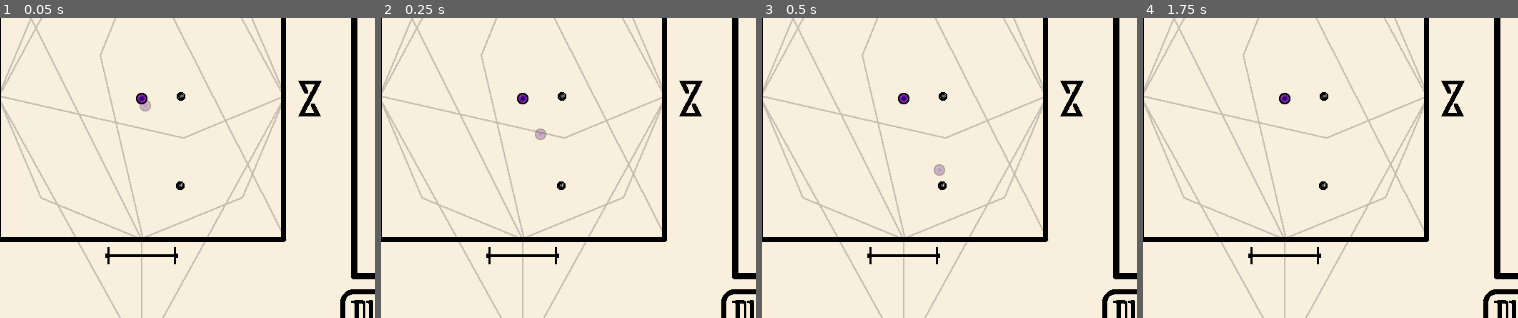
Above: before the commit, frames 1-4 (left to right).
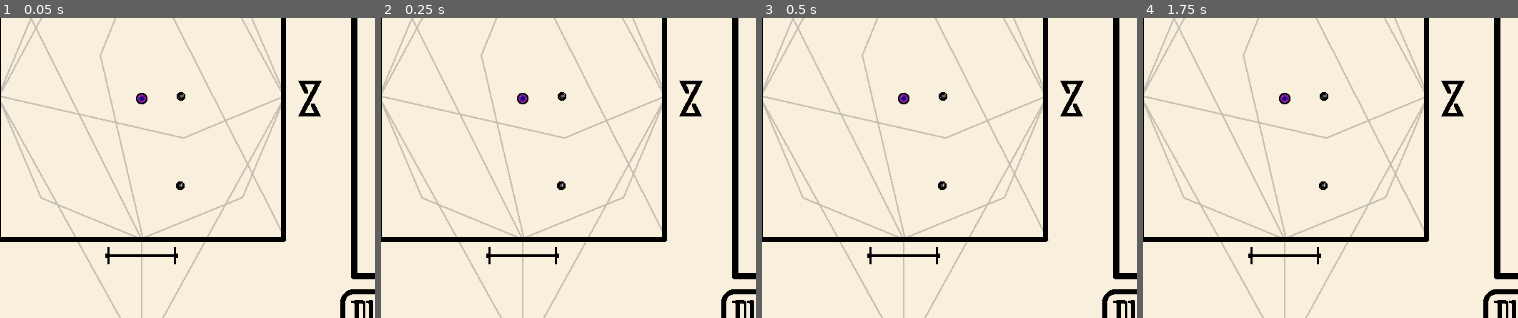
Above: after the commit, the same moments.

Repository: lohchness/Cursebreaker
Game: Godot game, scene res://scenes/level.tscn
Same seed, same stepped clock (60 frames per second), same inputs: the game is played once before the commit and once after it.
Inputs (mouse positions are % of the whole screen's width and height, from its top left):
- Up to frame 1 (0.05 s): no input
- Up to frame 2 (0.25 s): no input
- Up to frame 3 (0.5 s): no input
- Up to frame 4 (1.75 s): click (60, 87) at 0.5 s; click (81, 87) at 1.25 s
The pictures show only the part of the screen within x 5-55%, y 37-87%; the shares and areas given below are measured in that part.

The runs differ from the first frame. In frame 1, less than 0.1% of the frame differs, in the area x 37-41%, y 27-32%; in frame 2, 0.1%, in the area x 41-44%, y 36-41%; in frame 3, 0.1%; in frame 4, nothing differs.

Commit message:
Update marker_ghost.gd

Diff:
--- a/scripts/marker_ghost.gd
+++ b/scripts/marker_ghost.gd
@@ -2,8 +2,14 @@
 
 var speed = 200
 
-var direction = Vector2(.5,1)
-var remaining_distance = 1000
+var direction = Vector2(0,0)
+var remaining_distance = 0
+
+# This ghost travels the path that marker actual will go without
+# colliding with targets. This is so that the player does not
+# need to guess where the marker will end up at the end.
+# On stroke creation, Map will reset this ghost position to
+# the marker actual, then move via trajectory
 
 func _physics_process(delta: float) -> void:
 	if remaining_distance > 0:
